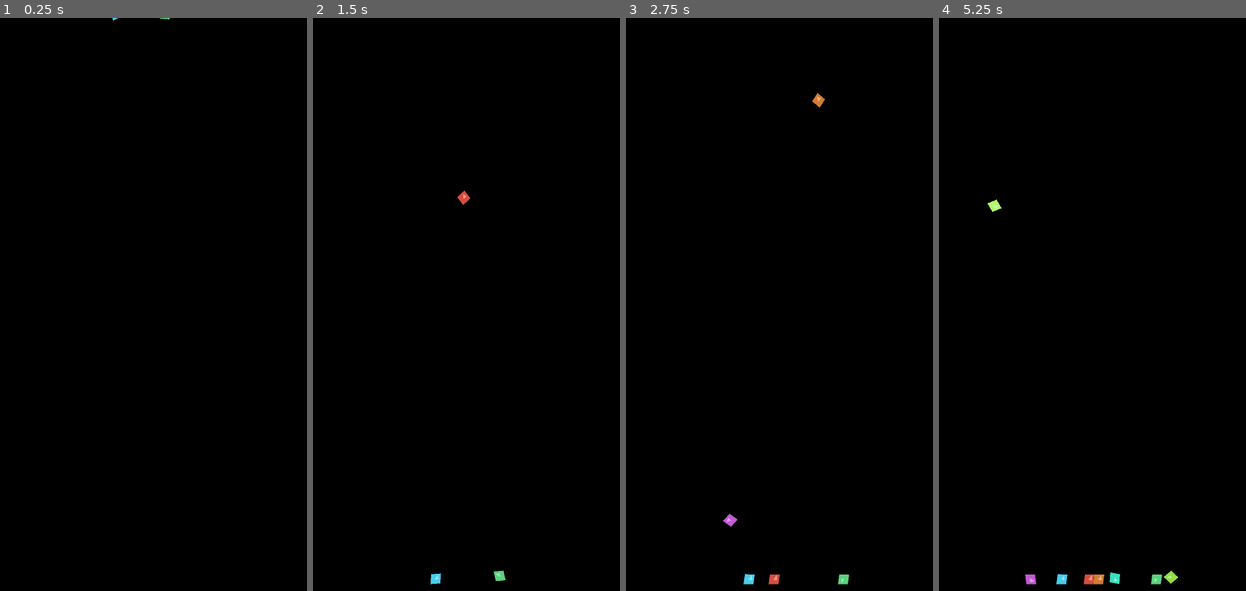
Above: before the commit, frames 1-4 (left to right).
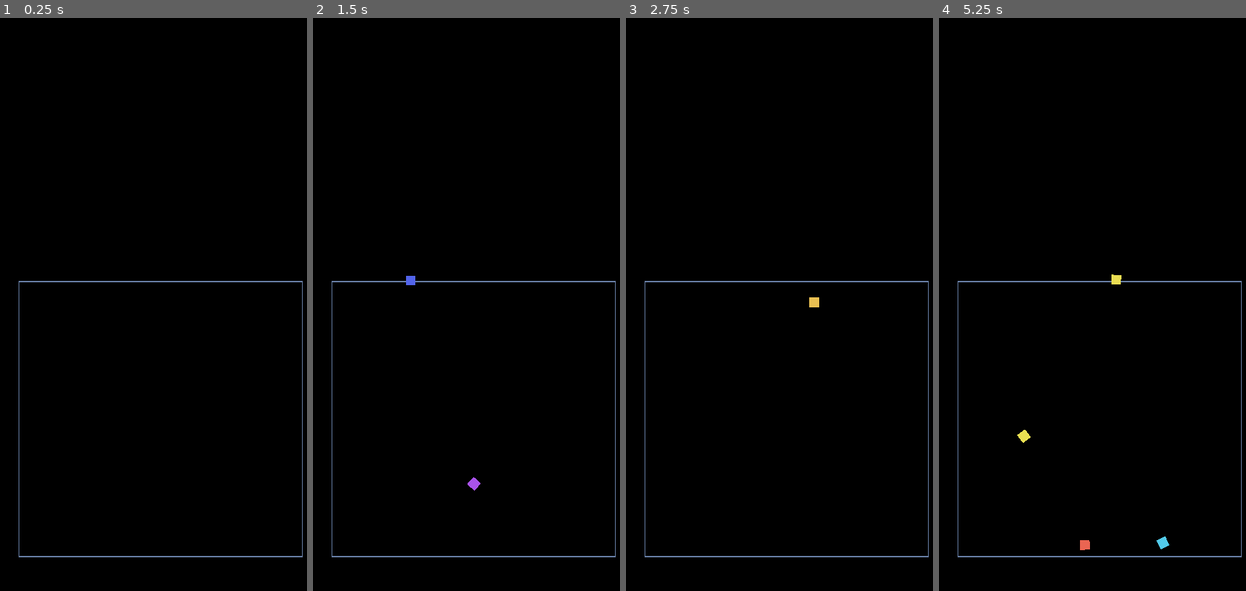
Above: after the commit, the same moments.

Repository: vonkanehoffen/cool-timer-2
Game: Godot game, scene res://scenes/sandbox/falling_gems_sandbox.tscn
Same seed, same stepped clock (60 frames per second), same inputs: the game is played once before the commit and once after it.
Inputs (mouse positions are in pixels of both pictures, inside the frame that each line leads up to):
- Up to frame 1 (0.25 s): no input
- Up to frame 2 (1.5 s): click (472, 304) at 0.67 s; move the mouse to (408, 333) at 1.27 s; click (408, 333) at 1.42 s
- Up to frame 3 (2.75 s): move the mouse to (819, 178) at 2.02 s; click (819, 178) at 2.17 s
- Up to frame 4 (5.25 s): move the mouse to (1083, 419) at 2.77 s; click (1083, 419) at 2.92 s; move the mouse to (1196, 390) at 3.52 s; click (1196, 390) at 3.67 s; move the mouse to (1003, 218) at 4.27 s; click (1003, 218) at 4.42 s; move the mouse to (1117, 304) at 5.02 s; click (1117, 304) at 5.17 s

The runs differ from the first frame. In frame 1, 0.7% of the frame differs, in the area x 6-99%, y 0-95%; in frame 2, 1.0%; in frame 3, 1.0%; in frame 4, 1.4%, in the area x 6-99%, y 31-99%.

Commit message:
Simplify cubes for mobile web stability (gems3 export)
- One RigidBody2D + rectangle collider + single Polygon2D per cube
- Cap at 45 cubes with sleep enabled; 30Hz physics for WASM
- Visible centered box; tap throws cube toward bin (no demo spawns)
- Re-export as gems3.*; remove gems2.*; index redirects to gems3.html

Co-authored-by: vonkanehoffen <vonkanehoffen@users.noreply.github.com>

Diff:
--- a/project.godot
+++ b/project.godot
@@ -30,6 +30,12 @@
 window/stretch/aspect="expand"
 window/handheld/orientation=1
 
+[physics]
+
+2d/sleep_threshold_linear=4.0
+2d/sleep_threshold_angular=0.35
+common/physics_ticks_per_second=30
+
 [rendering]
 
 renderer/rendering_method="mobile"
--- a/scenes/animations/gem.tscn
+++ b/scenes/animations/gem.tscn
@@ -2,30 +2,23 @@
 
 [ext_resource type="Script" path="res://scripts/animations/gem.gd" id="1"]
 
-[sub_resource type="ConvexPolygonShape2D" id="ConvexPolygonShape2D_gem"]
-points = PackedVector2Array(0, -16, 14, 0, 0, 16, -14, 0)
+[sub_resource type="RectangleShape2D" id="RectangleShape2D_cube"]
+size = Vector2(22, 22)
 
 [node name="Gem" type="RigidBody2D"]
 collision_layer = 1
 collision_mask = 1
-gravity_scale = 1.4
+can_sleep = true
+continuous_cd = 0
+contact_monitor = false
+linear_damp = 0.4
+angular_damp = 0.6
+gravity_scale = 1.2
 script = ExtResource("1")
 
 [node name="CollisionShape2D" type="CollisionShape2D" parent="."]
-shape = SubResource("ConvexPolygonShape2D_gem")
+shape = SubResource("RectangleShape2D_cube")
 
-[node name="Outline" type="Polygon2D" parent="."]
-color = Color(0.12, 0.18, 0.28, 1)
-polygon = PackedVector2Array(0, -17, 15, 0, 0, 17, -15, 0)
-
-[node name="Polygon2D" type="Polygon2D" parent="."]
-color = Color(0.4, 0.75, 0.95, 1)
-polygon = PackedVector2Array(0, -16, 14, 0, 0, 16, -14, 0)
-
-[node name="Highlight" type="Polygon2D" parent="."]
-color = Color(0.75, 0.95, 1, 0.75)
-polygon = PackedVector2Array(-3, -10, 5, -3, -1, 3)
-
-[node name="Sparkle" type="Polygon2D" parent="."]
-color = Color(1, 1, 1, 0.85)
-polygon = PackedVector2Array(4, -6, 5, -5, 4, -4, 3, -5)
+[node name="Cube" type="Polygon2D" parent="."]
+color = Color(0.45, 0.78, 0.95, 1)
+polygon = PackedVector2Array(-11, -11, 11, -11, 11, 11, -11, 11)
--- a/scenes/sandbox/falling_gems_sandbox.tscn
+++ b/scenes/sandbox/falling_gems_sandbox.tscn
@@ -31,7 +31,6 @@
 anchor_bottom = 1.0
 grow_horizontal = 2
 grow_vertical = 2
-edge_margin = 0.0
-show_outline = false
-use_full_viewport = true
-max_gems = 100
+centered_box = true
+show_outline = true
+max_gems = 45
--- a/scripts/animations/gem.gd
+++ b/scripts/animations/gem.gd
@@ -1,21 +1,11 @@
 extends RigidBody2D
 
-@onready var outline: Polygon2D = $Outline
-@onready var polygon: Polygon2D = $Polygon2D
-@onready var highlight: Polygon2D = $Highlight
-@onready var sparkle: Polygon2D = $Sparkle
+@onready var cube: Polygon2D = $Cube
 
 
 func set_gem_color(color: Color) -> void:
-	polygon.color = color
-	outline.color = color.darkened(0.45)
-	highlight.color = color.lightened(0.4)
-	sparkle.color = color.lightened(0.55)
+	cube.color = color
 
 
 func randomize_appearance(rng: RandomNumberGenerator) -> void:
-	var hue := rng.randf()
-	var saturation := rng.randf_range(0.55, 0.78)
-	var value := rng.randf_range(0.82, 0.98)
-	set_gem_color(Color.from_hsv(hue, saturation, value))
-	scale = Vector2.ONE * rng.randf_range(0.88, 1.12)
+	set_gem_color(Color.from_hsv(rng.randf(), 0.65, 0.92))
--- a/scripts/animations/gems_bin.gd
+++ b/scripts/animations/gems_bin.gd
@@ -1,10 +1,10 @@
 class_name GemsBin
 extends Control
 
-## Reusable gem bin with floor/walls physics. Used by the timer animation and sandbox.
+## Reusable cube bin with floor/walls physics. Used by the timer animation and sandbox.
 
 const GEM_SCENE := preload("res://scenes/animations/gem.tscn")
-const DEFAULT_MAX_GEMS := 100
+const DEFAULT_MAX_GEMS := 45
 
 @onready var bin_outline: ReferenceRect = %BinOutline
 @onready var gems_container: Node2D = %GemsContainer
@@ -16,6 +16,10 @@
 @export var edge_margin: float = 24.0
 @export var show_outline: bool = true
 @export var use_full_viewport: bool = false
+@export var centered_box: bool = false
+@export var box_width_ratio: float = 0.88
+@export var box_height_ratio: float = 0.48
+@export var box_bottom_inset_ratio: float = 0.06
 
 var _rng := RandomNumberGenerator.new()
 
@@ -28,6 +32,9 @@
 		bin_outline.mouse_filter = Control.MOUSE_FILTER_IGNORE
 		if not show_outline:
 			bin_outline.border_width = 0.0
+		else:
+			bin_outline.border_color = Color(0.45, 0.55, 0.72, 0.9)
+			bin_outline.border_width = 2.0
 	_ensure_collision_shapes()
 	ensure_layout_ready()
 
@@ -51,48 +58,68 @@
 	return gems_container.get_child_count()
 
 
-func get_bin_rect() -> Rect2:
+func get_playfield_size() -> Vector2:
 	var area := size
 	if area.x <= 1.0 or area.y <= 1.0:
 		area = get_viewport_rect().size
+	return area
+
+
+func get_bin_rect() -> Rect2:
+	var area := get_playfield_size()
+	if centered_box:
+		var box_width := area.x * box_width_ratio
+		var box_height := area.y * box_height_ratio
+		var origin_x := (area.x - box_width) * 0.5
+		var origin_y := area.y * (1.0 - box_bottom_inset_ratio) - box_height
+		return Rect2(Vector2(origin_x, origin_y), Vector2(box_width, box_height))
 	if use_full_viewport:
 		return Rect2(Vector2.ZERO, area)
 	var margin := Vector2(edge_margin, edge_margin)
-	var rect := Rect2(margin, size - margin * 2.0)
+	var rect := Rect2(margin, area - margin * 2.0)
 	rect.size.y = minf(rect.size.y, rect.size.x * 1.2)
 	return rect
 
 
+func throw_cube_at_local(local_pos: Vector2) -> void:
+	ensure_layout_ready()
+	var rect := get_bin_rect()
+	var target := rect.get_center()
+	var spawn_x := clampf(local_pos.x, rect.position.x + 14.0, rect.position.x + rect.size.x - 14.0)
+	var spawn_y := clampf(local_pos.y, -48.0, rect.position.y - 12.0)
+	_spawn_cube(Vector2(spawn_x, spawn_y), target)
+
+
 func spawn_at_viewport_position(viewport_pos: Vector2) -> void:
 	ensure_layout_ready()
-	var local_x := make_canvas_position_local(viewport_pos).x
-	spawn_at_canvas_x(local_x)
+	throw_cube_at_local(make_canvas_position_local(viewport_pos))
 
 
 func spawn_at_canvas_x(canvas_x: float) -> void:
 	ensure_layout_ready()
 	var rect := get_bin_rect()
-	var spawn_x := clampf(canvas_x, rect.position.x + 18.0, rect.position.x + rect.size.x - 18.0)
-	_spawn_gem(spawn_x, rect)
+	throw_cube_at_local(Vector2(canvas_x, rect.position.y - 24.0))
 
 
 func spawn_random_in_bin() -> void:
 	ensure_layout_ready()
 	var rect := get_bin_rect()
 	var spawn_x := _rng.randf_range(rect.position.x + 18.0, rect.position.x + rect.size.x - 18.0)
-	_spawn_gem(spawn_x, rect)
+	_spawn_cube(Vector2(spawn_x, rect.position.y - 24.0), rect.get_center())
 
 
-func _spawn_gem(spawn_x: float, bin_rect: Rect2) -> void:
+func _spawn_cube(spawn_pos: Vector2, target: Vector2) -> void:
 	_enforce_cap()
 	var gem: RigidBody2D = GEM_SCENE.instantiate()
 	gems_container.add_child(gem)
-	var spawn_y := bin_rect.position.y - 20.0 - _rng.randf_range(0.0, 80.0)
-	if use_full_viewport:
-		spawn_y = minf(spawn_y, -16.0 - _rng.randf_range(0.0, 40.0))
-	gem.position = Vector2(spawn_x, spawn_y)
-	gem.apply_central_impulse(Vector2(_rng.randf_range(-40.0, 40.0), _rng.randf_range(20.0, 120.0)))
-	gem.angular_velocity = _rng.randf_range(-4.0, 4.0)
+	gem.position = spawn_pos
+	var to_target := target - spawn_pos
+	if to_target.length_squared() < 1.0:
+		to_target = Vector2(0.0, 1.0)
+	var impulse := to_target.normalized() * _rng.randf_range(120.0, 200.0)
+	impulse.y += _rng.randf_range(40.0, 100.0)
+	gem.apply_central_impulse(impulse)
+	gem.angular_velocity = _rng.randf_range(-2.0, 2.0)
 	if gem.has_method("randomize_appearance"):
 		gem.call("randomize_appearance", _rng)
 
--- a/scripts/sandbox/falling_gems_sandbox.gd
+++ b/scripts/sandbox/falling_gems_sandbox.gd
@@ -5,13 +5,7 @@
 
 func _ready() -> void:
 	mouse_filter = Control.MOUSE_FILTER_STOP
-	call_deferred("_boot_demo")
-
-
-func _boot_demo() -> void:
 	gems_bin.ensure_layout_ready()
-	gems_bin.spawn_random_in_bin()
-	gems_bin.spawn_random_in_bin()
 
 
 func _gui_input(event: InputEvent) -> void:
@@ -28,5 +22,5 @@
 		return
 	gems_bin.ensure_layout_ready()
 	var local_pos := make_canvas_position_local(tap_pos)
-	gems_bin.spawn_at_canvas_x(local_pos.x)
+	gems_bin.throw_cube_at_local(local_pos)
 	accept_event()
Not shown, changed: export_presets.cfg
Not shown, changed: README.md
Not shown, removed: docs/gems2.pck
Not shown, added: docs/gems3.audio.worklet.js
Not shown, added: docs/gems3.html
Not shown, added: docs/gems3.js
Not shown, added: docs/gems3.pck
Not shown, added: docs/gems3.wasm
Not shown, changed: docs/index.html
